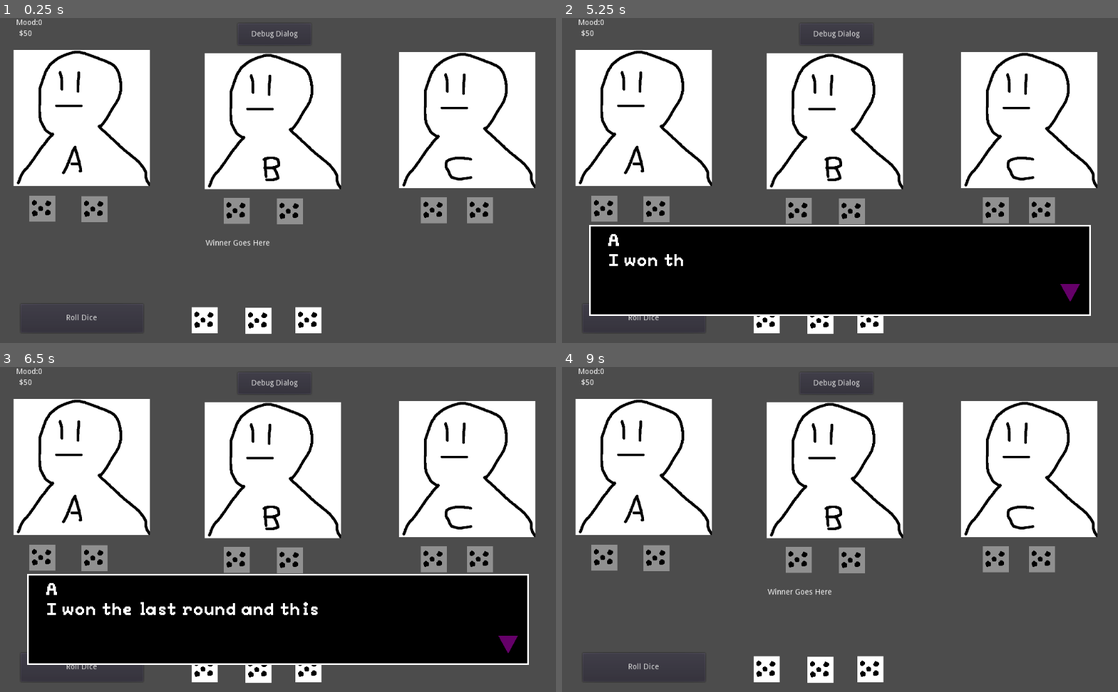
Above: before the commit, frames 1-4 (two rows, left to right).
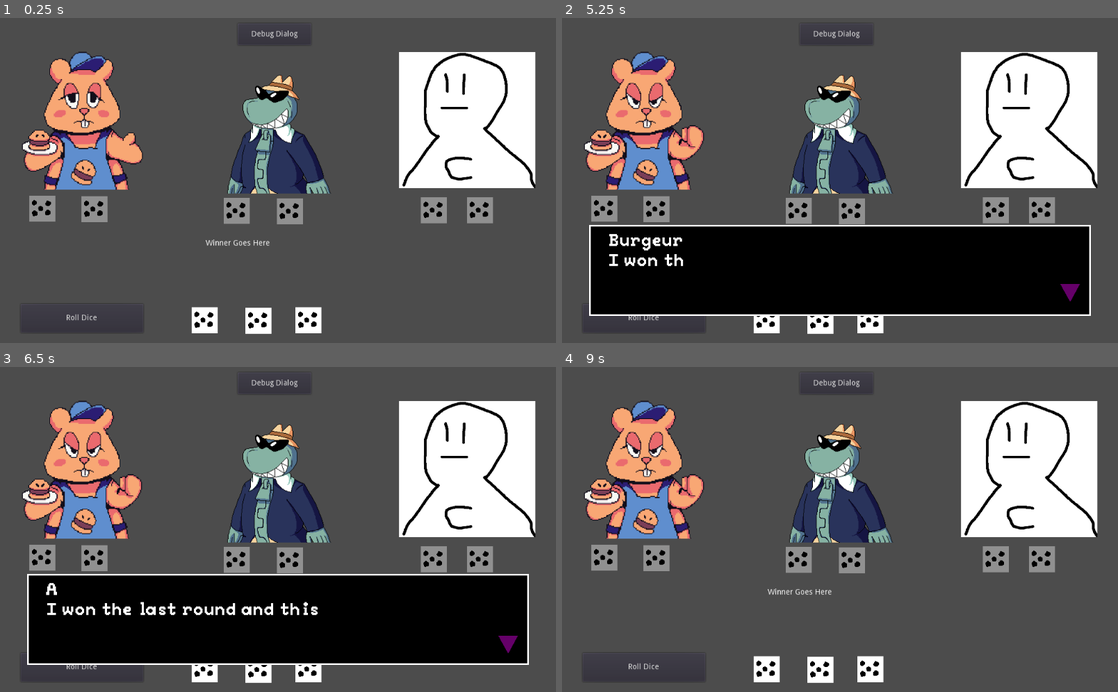
Above: after the commit, the same moments.

Repository: DiegoArmando/GMTK-Game-Jam-2022
Game: Godot game, scene res://Main.tscn
Two runs of this game, one before a commit and one after it. Both use one fixed random seed, a clock stepped at 60 frames per second and the inputs below.
Inputs (mouse positions are in pixels of both pictures, inside the frame that each line leads up to):
- Up to frame 1 (0.25 s): no input
- Up to frame 2 (5.25 s): click (767, 320) at 0.5 s; click (823, 320) at 1.25 s; click (873, 320) at 2 s; click "Roll Dice" at 2.75 s; click "Debug Dialog" at 3.5 s; click "One more roll" at 4.25 s; click (767, 320) at 5 s
- Up to frame 3 (6.5 s): click (261, 669) at 5.75 s
- Up to frame 4 (9 s): click (873, 669) at 6.5 s; click "Roll Dice" at 7.25 s; click "Debug Dialog" at 8 s; click "One more roll" at 8.75 s

The runs differ from the first frame. In frame 1, 21% of the frame differs, in the area x 2-62%, y 0-55%; in frame 2, 21%, in the area x 2-62%, y 0-72%; in frame 3, 21%; in frame 4, 21%.

Commit message:
Sprite Implementation and emotion changing

Diff:
--- a/DialogReader.gd
+++ b/DialogReader.gd
@@ -13,10 +13,6 @@
 	dialogPath = path
 	phraseNum = 0
 	dialog = getDialog()
-	if "finished" in dialog[0]:
-		get_tree().root.get_node("Node2D/EndScreen/EndOfGameBarrier").visible = true
-		queue_free()
-		return
 	nextPhrase()
 
 # Called when the node enters the scene tree for the first time.
@@ -41,6 +37,10 @@
 
 
 func nextPhrase() -> void:
+	if "Finished" in dialog[0]:
+		get_tree().root.get_node("Node2D/EndScreen/EndOfGameBarrier").visible = true
+		queue_free()
+		return
 	if (phraseNum >= dialog.size()):
 		queue_free()
 		return
@@ -54,6 +54,23 @@
 		Tween.TRANS_LINEAR, Tween.EASE_IN_OUT
 	)
 	tween.start()
+	if "Image" in dialog[phraseNum]:
+		if dialog[phraseNum]["Name"] == "Burgeur":
+			#P1
+			get_tree().root.get_node('Node2D/P1/AnimatedSprite').animation = dialog[phraseNum]["Image"]
+			pass
+		elif dialog[phraseNum]["Name"] == "Sightseer":
+			#P3
+			get_tree().root.get_node('Node2D/P3/AnimatedSprite').animation = dialog[phraseNum]["Image"]
+			pass
+		elif dialog[phraseNum]["Name"] == "The Card Shark":
+			#P2
+			get_tree().root.get_node('Node2D/P2/AnimatedSprite').animation = dialog[phraseNum]["Image"]
+			pass
+		elif dialog[phraseNum]["Name"] == "???":
+			#P4
+			get_tree().root.get_node('Node2D/P4/AnimatedSprite').animation = dialog[phraseNum]["Image"]
+			pass
 	phraseNum += 1
 
 
@@ -65,7 +82,7 @@
 #	{'Name': 'Polite One', 'Text': 'Could you please come back later? Sorry!'}];
 	var file = File.new()
 	if not file.file_exists("res://Text/" + dialogPath + ".json"):
-		return [{"finished": true}]
+		return [{"Finished": 1}] #default
 	file.open("res://Text/" + dialogPath + ".json", File.READ)
 	var fileAsJson = file.get_as_text()
 
--- a/Main.tscn
+++ b/Main.tscn
@@ -1,15 +1,12 @@
-[gd_scene load_steps=28 format=2]
-
-[ext_resource path="res://Sprites/A_Mad.png" type="Texture" id=1]
+[gd_scene load_steps=41 format=2]
+
+[ext_resource path="res://Sprites/casino_shark_neutral.png" type="Texture" id=1]
 [ext_resource path="res://Sprites/C_Neutral.png" type="Texture" id=2]
-[ext_resource path="res://Sprites/B_Mad.png" type="Texture" id=3]
-[ext_resource path="res://Sprites/C_Happy.png" type="Texture" id=4]
-[ext_resource path="res://Sprites/B_Neutral.png" type="Texture" id=5]
-[ext_resource path="res://Sprites/A_Happy.png" type="Texture" id=6]
-[ext_resource path="res://Sprites/A_Neutral.png" type="Texture" id=7]
-[ext_resource path="res://Sprites/B_Happy.png" type="Texture" id=8]
-[ext_resource path="res://Sprites/C_Mad.png" type="Texture" id=9]
-[ext_resource path="res://Scripts/Player.gd" type="Script" id=10]
+[ext_resource path="res://Sprites/burger_surprise.png" type="Texture" id=3]
+[ext_resource path="res://Sprites/burger_neutral.png" type="Texture" id=5]
+[ext_resource path="res://Sprites/casino_shark_disappointed.png" type="Texture" id=6]
+[ext_resource path="res://Sprites/burger_nervous.png" type="Texture" id=7]
+[ext_resource path="res://Sprites/burger_angry.png" type="Texture" id=8]
 [ext_resource path="res://DiceBoss.gd" type="Script" id=11]
 [ext_resource path="res://Sprites/Die_Q.png" type="Texture" id=12]
 [ext_resource path="res://Sprites/Die_J.png" type="Texture" id=13]
@@ -17,24 +14,59 @@
 [ext_resource path="res://Sprites/Die_K.png" type="Texture" id=15]
 [ext_resource path="res://Sprites/Die_9.png" type="Texture" id=16]
 [ext_resource path="res://Fonts/Peaberry-Base.otf" type="DynamicFontData" id=17]
+[ext_resource path="res://Sprites/casino_shark_angry.png" type="Texture" id=18]
 [ext_resource path="res://DialogTester.gd" type="Script" id=19]
 [ext_resource path="res://PauseLayer.tscn" type="PackedScene" id=20]
+[ext_resource path="res://Sprites/casino_shark_scheming.png" type="Texture" id=21]
+[ext_resource path="res://Sprites/casino_shark_surprised.png" type="Texture" id=22]
+[ext_resource path="res://Sprites/burger_glee.png" type="Texture" id=23]
+[ext_resource path="res://Sprites/burger_scheme.png" type="Texture" id=24]
+[ext_resource path="res://Sprites/burger_disappointed.png" type="Texture" id=25]
+[ext_resource path="res://Sprites/casino_shark_gleeful.png" type="Texture" id=26]
+[ext_resource path="res://Sprites/casino_shark_nervous.png" type="Texture" id=27]
+[ext_resource path="res://Sprites/secret_puppet_neutral.png" type="Texture" id=28]
+[ext_resource path="res://Sprites/secret_puppet_surprised.png" type="Texture" id=29]
+[ext_resource path="res://Sprites/secret_puppet_scheming.png" type="Texture" id=30]
+[ext_resource path="res://Sprites/secret_puppet_nervous.png" type="Texture" id=31]
+[ext_resource path="res://Sprites/secret_puppet_disappointed.png" type="Texture" id=32]
+[ext_resource path="res://Sprites/secret_puppet_angry.png" type="Texture" id=33]
+[ext_resource path="res://Sprites/secret_puppet_gleeful.png" type="Texture" id=34]
 
 [sub_resource type="SpriteFrames" id=1]
 animations = [ {
-"frames": [ ExtResource( 1 ) ],
-"loop": true,
-"name": "Mad",
-"speed": 5.0
-}, {
-"frames": [ ExtResource( 6 ) ],
-"loop": true,
-"name": "Happy",
+"frames": [ ExtResource( 24 ) ],
+"loop": true,
+"name": "scheming",
 "speed": 5.0
 }, {
 "frames": [ ExtResource( 7 ) ],
 "loop": true,
-"name": "Neutral",
+"name": "nervous",
+"speed": 5.0
+}, {
+"frames": [ ExtResource( 8 ) ],
+"loop": true,
+"name": "angry",
+"speed": 5.0
+}, {
+"frames": [ ExtResource( 5 ) ],
+"loop": true,
+"name": "neutral",
+"speed": 5.0
+}, {
+"frames": [ ExtResource( 25 ) ],
+"loop": true,
+"name": "disappointed",
+"speed": 5.0
+}, {
+"frames": [ ExtResource( 3 ) ],
+"loop": true,
+"name": "surprised",
+"speed": 5.0
+}, {
+"frames": [ ExtResource( 23 ) ],
+"loop": true,
+"name": "gleeful",
 "speed": 5.0
 } ]
 
@@ -43,37 +75,115 @@
 
 [sub_resource type="SpriteFrames" id=2]
 animations = [ {
-"frames": [ ExtResource( 3 ) ],
-"loop": true,
-"name": "Mad",
-"speed": 5.0
-}, {
-"frames": [ ExtResource( 8 ) ],
-"loop": true,
-"name": "Happy",
-"speed": 5.0
-}, {
-"frames": [ ExtResource( 5 ) ],
-"loop": true,
-"name": "Neutral",
+"frames": [ ExtResource( 21 ) ],
+"loop": true,
+"name": "scheming",
+"speed": 5.0
+}, {
+"frames": [ ExtResource( 27 ) ],
+"loop": true,
+"name": "nervous",
+"speed": 5.0
+}, {
+"frames": [ ExtResource( 18 ) ],
+"loop": true,
+"name": "angry",
+"speed": 5.0
+}, {
+"frames": [ ExtResource( 1 ) ],
+"loop": true,
+"name": "neutral",
+"speed": 5.0
+}, {
+"frames": [ ExtResource( 6 ) ],
+"loop": true,
+"name": "disappointed",
+"speed": 5.0
+}, {
+"frames": [ ExtResource( 22 ) ],
+"loop": true,
+"name": "surprised",
+"speed": 5.0
+}, {
+"frames": [ ExtResource( 26 ) ],
+"loop": true,
+"name": "gleeful",
 "speed": 5.0
 } ]
 
 [sub_resource type="SpriteFrames" id=3]
 animations = [ {
-"frames": [ ExtResource( 9 ) ],
-"loop": true,
-"name": "Mad",
-"speed": 5.0
-}, {
-"frames": [ ExtResource( 4 ) ],
-"loop": true,
-"name": "Happy",
+"frames": [  ],
+"loop": true,
+"name": "scheming",
+"speed": 5.0
+}, {
+"frames": [  ],
+"loop": true,
+"name": "nervous",
+"speed": 5.0
+}, {
+"frames": [  ],
+"loop": true,
+"name": "angry",
 "speed": 5.0
 }, {
 "frames": [ ExtResource( 2 ) ],
 "loop": true,
-"name": "Neutral",
+"name": "neutral",
+"speed": 5.0
+}, {
+"frames": [  ],
+"loop": true,
+"name": "disappointed",
+"speed": 5.0
+}, {
+"frames": [  ],
+"loop": true,
+"name": "surprised",
+"speed": 5.0
+}, {
+"frames": [  ],
+"loop": true,
+"name": "gleeful",
+"speed": 5.0
+} ]
+
+[sub_resource type="SpriteFrames" id=9]
+animations = [ {
+"frames": [ ExtResource( 30 ) ],
+"loop": true,
+"name": "scheming",
+"speed": 5.0
+}, {
+"frames": [ ExtResource( 31 ) ],
+"loop": true,
+"name": "nervous",
+"speed": 5.0
+}, {
+"frames": [ ExtResource( 33 ) ],
+"loop": true,
+"name": "angry",
+"speed": 5.0
+}, {
+"frames": [ ExtResource( 28 ) ],
+"loop": true,
+"name": "neutral",
+"speed": 5.0
+}, {
+"frames": [ ExtResource( 32 ) ],
+"loop": true,
+"name": "disappointed",
+"speed": 5.0
+}, {
+"frames": [ ExtResource( 29 ) ],
+"loop": true,
+"name": "surprised",
+"speed": 5.0
+}, {
+"frames": [ ExtResource( 34 ) ],
+"loop": true,
+"name": "gleeful",
 "speed": 5.0
 } ]
 
@@ -84,19 +194,19 @@
 "name": "5",
 "speed": 5.0
 }, {
+"frames": [ ExtResource( 15 ) ],
+"loop": true,
+"name": "6",
+"speed": 5.0
+}, {
+"frames": [ ExtResource( 16 ) ],
+"loop": true,
+"name": "1",
+"speed": 5.0
+}, {
 "frames": [ ExtResource( 13 ) ],
 "loop": true,
 "name": "3",
-"speed": 5.0
-}, {
-"frames": [ ExtResource( 15 ) ],
-"loop": true,
-"name": "6",
-"speed": 5.0
-}, {
-"frames": [ ExtResource( 16 ) ],
-"loop": true,
-"name": "1",
 "speed": 5.0
 }, {
 "frames": [ ExtResource( 12 ) ],
@@ -125,16 +235,12 @@
 script = ExtResource( 19 )
 
 [node name="P1" type="Node" parent="."]
-script = ExtResource( 10 )
-player_sprite = NodePath("AnimatedSprite")
-money_path = NodePath("Money")
-mood_path = NodePath("Mood")
 
 [node name="AnimatedSprite" type="AnimatedSprite" parent="P1"]
 position = Vector2( 151, 184 )
 scale = Vector2( 0.502, 0.502 )
 frames = SubResource( 1 )
-animation = "Neutral"
+animation = "neutral"
 
 [node name="Mood" type="RichTextLabel" parent="P1"]
 margin_left = 30.0
@@ -168,8 +274,9 @@
 [node name="AnimatedSprite" type="AnimatedSprite" parent="P2"]
 position = Vector2( 503, 190 )
 scale = Vector2( 0.502, 0.502 )
+z_index = 1
 frames = SubResource( 2 )
-animation = "Neutral"
+animation = "neutral"
 
 [node name="Mood" type="RichTextLabel" parent="P2"]
 anchor_right = 0.051
@@ -203,7 +310,7 @@
 position = Vector2( 861, 188 )
 scale = Vector2( 0.502, 0.502 )
 frames = SubResource( 3 )
-animation = "Neutral"
+animation = "neutral"
 
 [node name="Mood" type="RichTextLabel" parent="P3"]
 margin_left = 768.0
@@ -226,6 +333,15 @@
 visible = false
 position = Vector2( 844, 6 )
 polygon = PoolVector2Array( 32, 336, 115, 336, 116, 405, 34, 403 )
+
+[node name="P4" type="Node" parent="."]
+
+[node name="AnimatedSprite" type="AnimatedSprite" parent="P4"]
+visible = false
+position = Vector2( 512, 196 )
+scale = Vector2( 0.502, 0.502 )
+frames = SubResource( 9 )
+animation = "surprised"
 
 [node name="DiceBoss" type="Node" parent="."]
 script = ExtResource( 11 )
--- a/Scripts/Player.gd
+++ b/Scripts/Player.gd
@@ -21,11 +21,11 @@
 	mood_text.text = "Mood:" + String(mood)
 
 	if mood > 0:
-		mysprite.animation = "Happy"
+		mysprite.animation = "gleeful"
 	elif mood < 0:
-		mysprite.animation = "Mad"
+		mysprite.animation = "angry"
 	else:
-		mysprite.animation = "Neutral"
+		mysprite.animation = "neutral"
 
 
 
--- a/Text/1.json
+++ b/Text/1.json
@@ -1,5 +1,5 @@
 [
-	{"Name":"A", "Text": "I won this round"},
-	{"Name":"B", "Text": "I lost this round"},
+	{"Name":"Burgeur", "Image": "angry", "Text": "I won this round"},
+	{"Name":"The Card Shark", "Image": "nervous", "Text": "I lost this round"},
 	{"Name":"C", "Text": "I also lost this round"}
 ]
Not shown: 1 places in Main.tscn that only renumber resources
Binary file added: Sprites/burger_angry.png
Not shown, added: Sprites/burger_angry.png.import
Binary file added: Sprites/burger_disappointed.png
Not shown, added: Sprites/burger_disappointed.png.import
Binary file added: Sprites/burger_glee.png
Not shown, added: Sprites/burger_glee.png.import
Binary file added: Sprites/burger_nervous.png
Not shown, added: Sprites/burger_nervous.png.import
Binary file added: Sprites/burger_neutral.png
Not shown, added: Sprites/burger_neutral.png.import
Binary file added: Sprites/burger_scheme.png
(and 31 more such lines)
